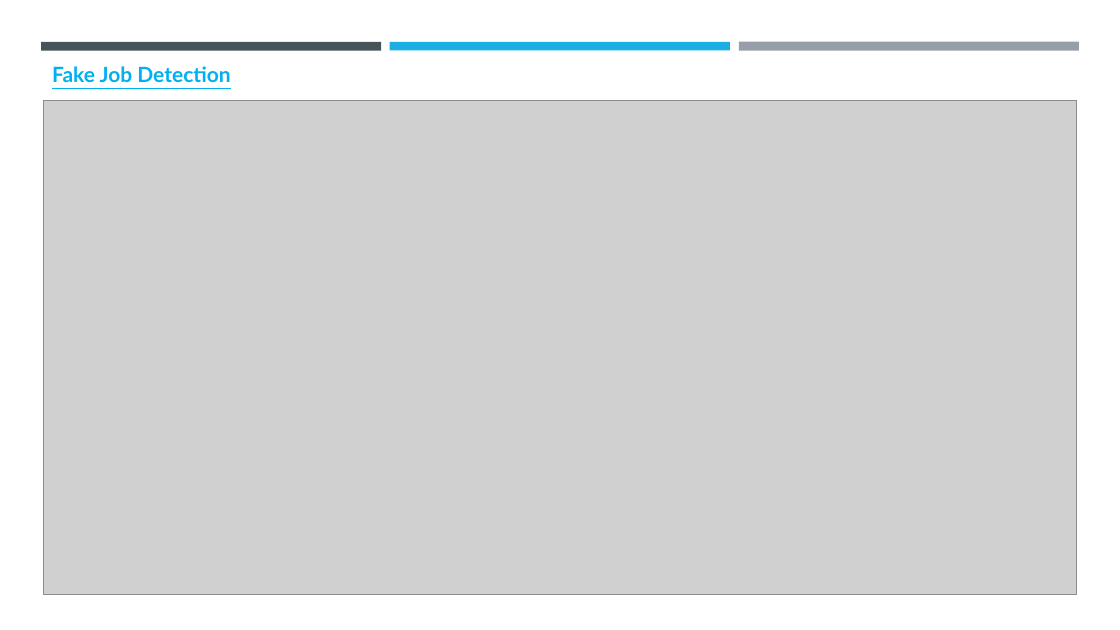
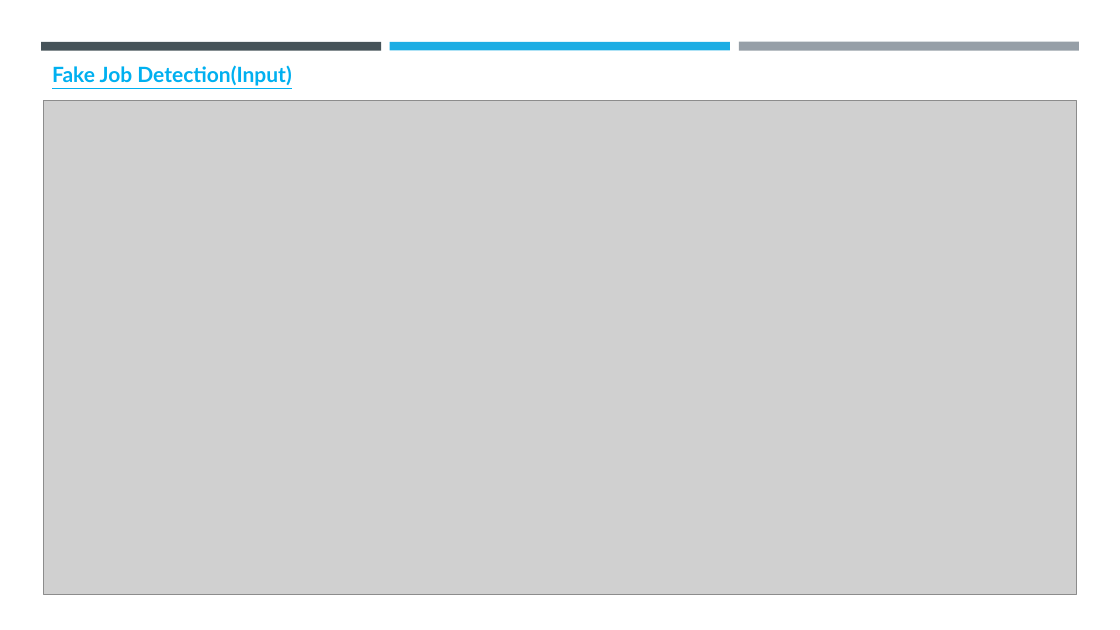
Before and after one commit to palakkhandelwal22/AI-Job-Scam-Detector, a slide deck: slide 9 of AI-JOB-SCAM-DETECTOR-PRESENTATION.pptx. Drawn at 1120x630 pixels with LibreOffice and Linux fonts; fonts in the diff are those of the drawing; grey boxes stand for pictures; background and template pictures are left out. Boxes give left, top, right and bottom in pixels: in the first picture for what was removed or moved away, otherwise in the second. Text is boxed around its words. In the diff, an @@ line names an element or a change of style, - is before the commit and + after.

```diff
--- a/AI-JOB-SCAM-DETECTOR-PRESENTATION.pptx
+++ b/AI-JOB-SCAM-DETECTOR-PRESENTATION.pptx
@@ text at box(52, 65, 291, 86): text changed @@
-Fake Job Detection
+Fake Job Detection(Input)
```
Also in this commit, not shown: 7 other slides changed, 7 slides added, 7 slides removed.
